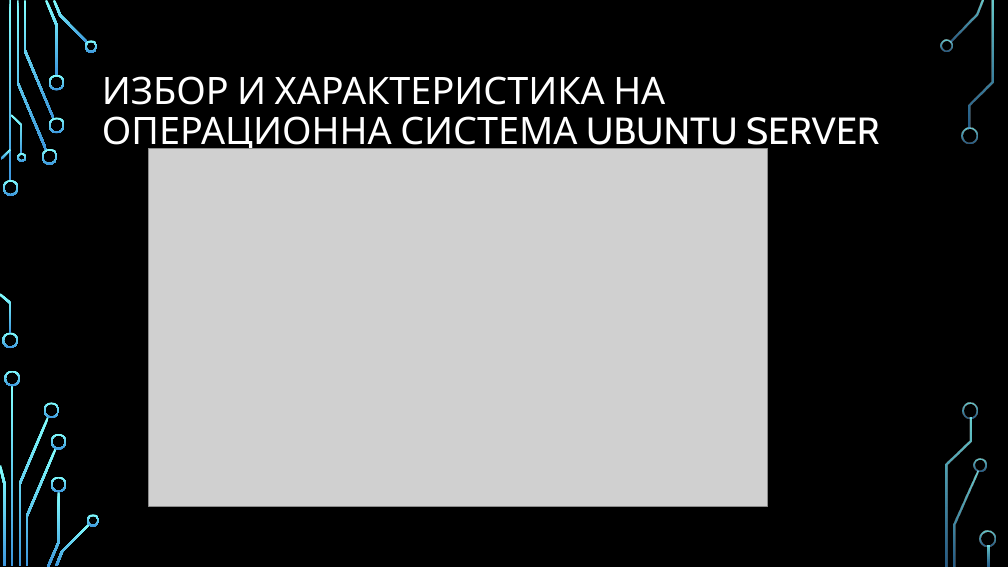
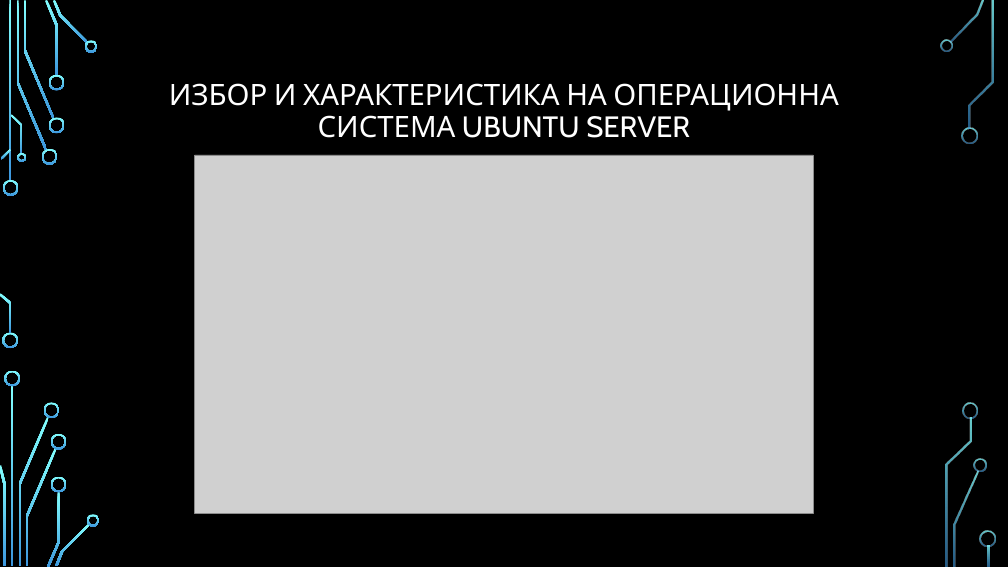
Before and after one commit to pgee-dzi2024/Theme_2508, a slide deck: slide 4 of dr/presentation.pptx. Drawn at 1008x567 pixels with LibreOffice and Linux fonts; fonts in the diff are those of the drawing; grey boxes stand for pictures; background and template pictures are left out. Boxes give left, top, right and bottom in pixels: in the first picture for what was removed or moved away, otherwise in the second. Text is boxed around its words. In the diff, an @@ line names an element or a change of style, - is before the commit and + after.

```diff
--- a/dr/presentation.pptx
+++ b/dr/presentation.pptx
@@ title "ИЗБОР И ХАРАКТЕРИСТИКА НА ОПЕРАЦИОННА ..." at bbox=[169, 83, 838, 138]: size 36 to 28 pt; alignment left to centre @@
@@ picture: place and size @@
-picture at bbox=[149, 148, 768, 507]
+picture at bbox=[194, 155, 813, 513]
```
Also in this commit, not shown: 7 other slides changed, 1 other file.
